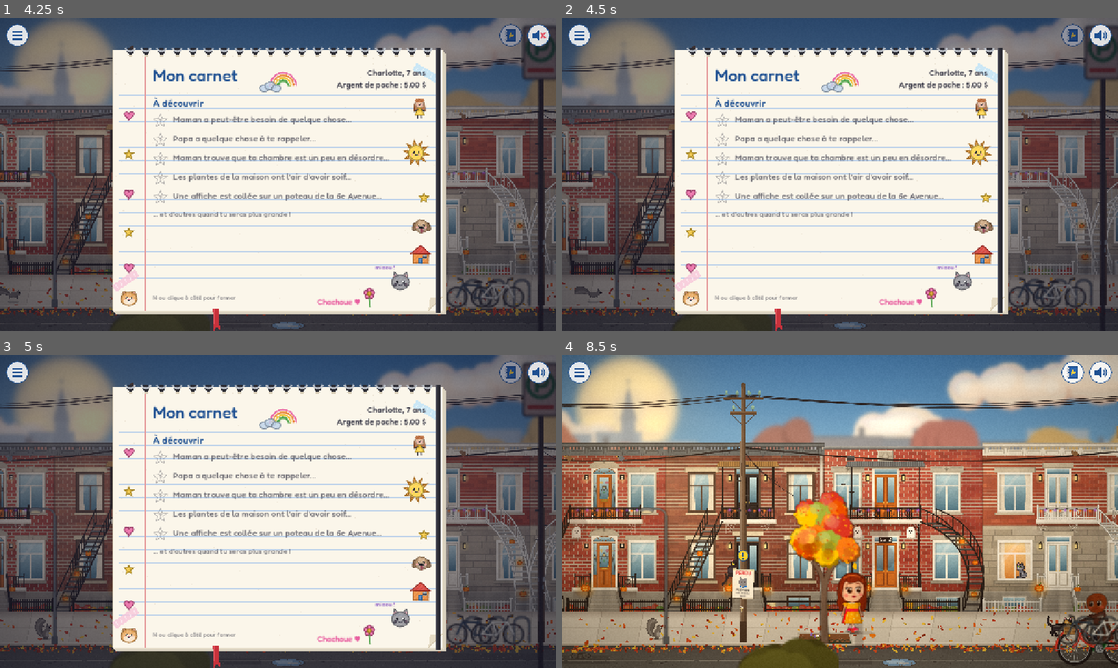
Above: before the commit, frames 1-4 (two rows, left to right).
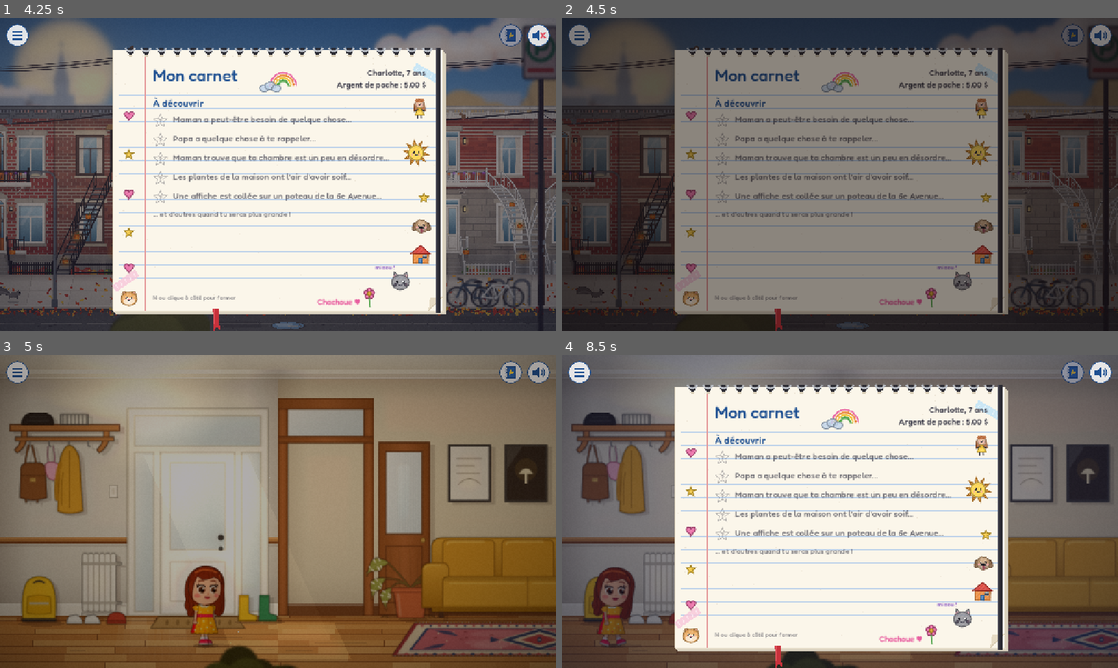
Above: after the commit, the same moments.

Repository: jullmg/jeux
Game: Godot game, scene res://scenes/intro.tscn
Two runs of this game, one before a commit and one after it. Both use one fixed random seed, a clock stepped at 60 frames per second and the inputs below.
Inputs (mouse positions are in pixels of both pictures, inside the frame that each line leads up to):
- Up to frame 1 (4.25 s): click "▶ Nouvelle partie" at 0.5 s; click (539, 36) at 1.27 s; click (511, 36) at 2.02 s; click (16, 36) at 2.77 s; click "Reprendre" at 3.5 s
- Up to frame 2 (4.5 s): tap Enter (ui_accept) at 4.25 s; move the mouse to (812, 237) at 4.27 s; hold Up (ui_up) from 4.28 s (still down); tap M at 4.35 s; click (812, 237) at 4.42 s
- Up to frame 3 (5 s): keep holding Up (ui_up); tap Enter (ui_accept) at 4.52, 4.82 s
- Up to frame 4 (8.5 s): move the mouse to (1006, 558) at 5.02 s; tap N at 5.1, 6.6, 8.1 s; tap Enter (ui_accept) at 5.27, 5.57, 6.77, 7.07, 7.52, 7.82, 8.27 s; move the mouse to (673, 464) at 5.77 s; release Up (ui_up) at 5.78 s; hold Left (ui_left) 5.78-8.03 s; tap M at 5.85, 7.35 s; move the mouse to (867, 511) at 6.52 s; click (867, 511) at 6.67 s; move the mouse to (756, 433) at 7.27 s; move the mouse to (962, 495) at 8.02 s; hold Right (ui_right) from 8.03 s (still down)

Frame 1 is identical in both runs. In frame 2, 91% of the frame differs, in the area x 0-100%, y 0-100%; in frame 3, 93%; in frame 4, 94%.

Commit message:
Charlotte: the up arrow goes through the door in front of her
Co-Authored-By: Claude Opus 5.5 <noreply@anthropic.com>

Diff:
--- a/Charlotte/characters/player_control.gd
+++ b/Charlotte/characters/player_control.gd
@@ -1,7 +1,7 @@
 class_name PlayerControl
 extends Node
 ## Moves Charlotte with ←/→ or click/tap-to-walk (double-press or double-click/tap to run), and walks her
-## to clicked interactables before calling their interact(). Shared by the street and the house. Interactables join the "interactable" group and
+## to clicked interactables before calling their interact(); ↑ in front of a door (any DoorSpot) goes through it. Shared by the street and the house. Interactables join the "interactable" group and
 ## implement can_interact(), hit_test(point), approach_x(from_x), reserve(), release(), interact(charlotte).
 
 var charlotte: Character
@@ -77,7 +77,13 @@
 		return
 	var now := Time.get_ticks_msec() / 1000.0
 	var key_dir := 1 if event.is_action_pressed("ui_right") else -1 if event.is_action_pressed("ui_left") else 0
-	if key_dir != 0:
+	if event.is_action_pressed("ui_up"):
+		# ↑ in front of a door (or any spot): go through it, as if it had been clicked.
+		var door := _door_ahead()
+		if door:
+			_set_goal_target(door)
+			_goal_x = clampf(door.approach_x(charlotte.position.x), bounds.x, bounds.y)
+	elif key_dir != 0:
 		# Same arrow twice in a row: run for as long as it is held.
 		charlotte.running = key_dir == _last_key_dir and now - _last_key_at < DOUBLE_TIME
 		_last_key_dir = key_dir
@@ -111,6 +117,22 @@
 	return null
 
 
+# The door (DoorSpot) Charlotte stands in front of: its area spans her x; the nearest if several.
+func _door_ahead() -> DoorSpot:
+	var best: DoorSpot = null
+	var best_d := INF
+	var x := charlotte.position.x
+	for node in get_tree().get_nodes_in_group("interactable"):
+		var door := node as DoorSpot
+		if door == null or not door.can_interact() or x < door.rect.position.x - 20.0 or x > door.rect.end.x + 20.0:
+			continue
+		var d := absf(door.rect.get_center().x - x)
+		if d < best_d:
+			best = door
+			best_d = d
+	return best
+
+
 func _set_goal_target(target: CanvasItem) -> void:
 	if _goal_target and is_instance_valid(_goal_target):
 		_goal_target.release()
Not shown, changed: Charlotte/.claude/CLAUDE.md
